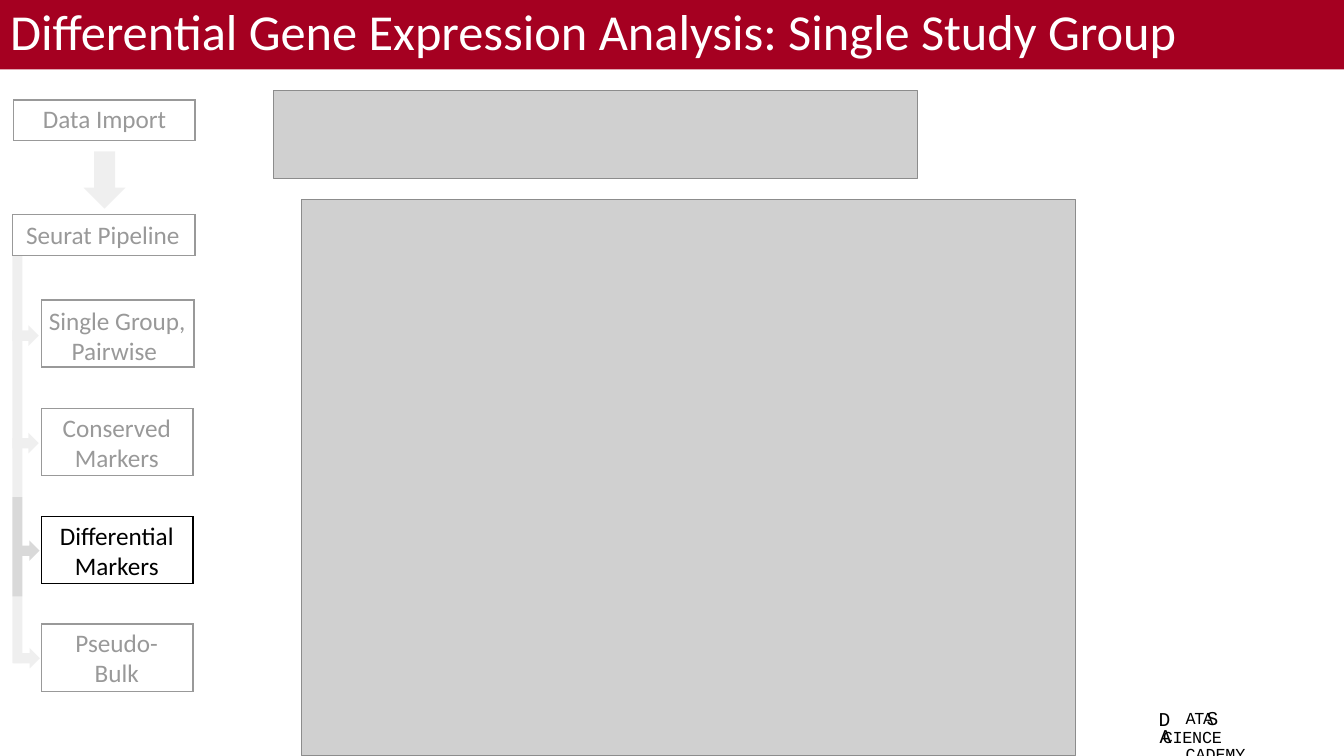
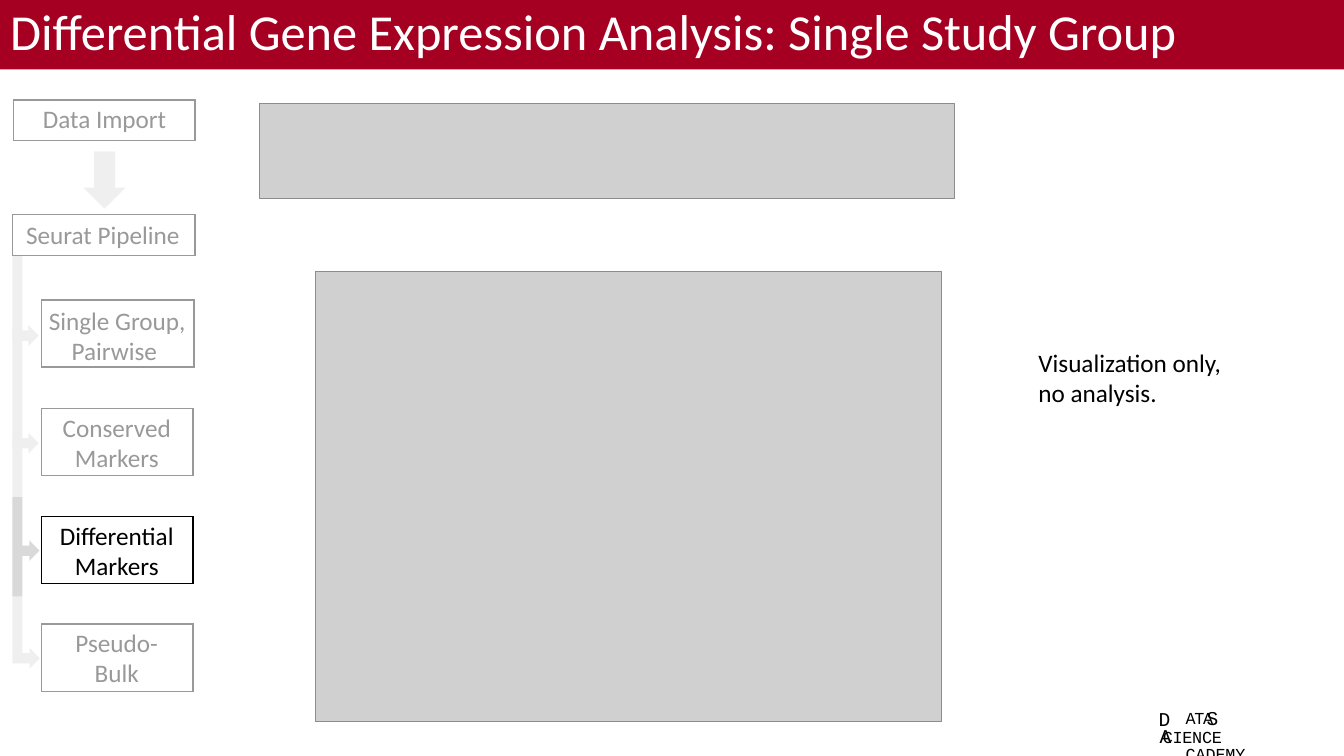
Before and after one commit to bacorli2/scrna_workshop, a slide deck: slide 5 of M5_Seurat_DGE_and_Exploratory/M5_Seurat_DGE_Exploratory.pptx (slide 4 before the commit). Drawn at 1344x756 pixels with LibreOffice and Linux fonts; fonts in the diff are those of the drawing; grey boxes stand for pictures; background and template pictures are left out. Boxes give left, top, right and bottom in pixels: in the first picture for what was removed or moved away, otherwise in the second. Text is boxed around its words. In the diff, an @@ line names an element or a change of style, - is before the commit and + after.

```diff
--- a/M5_Seurat_DGE_and_Exploratory/M5_Seurat_DGE_Exploratory.pptx
+++ b/M5_Seurat_DGE_and_Exploratory/M5_Seurat_DGE_Exploratory.pptx
@@ picture: place and size @@
-picture at [274, 90, 919, 178]
+picture at [259, 103, 955, 199]
@@ picture: place and size @@
-picture at [301, 200, 1076, 756]
+picture at [316, 272, 942, 722]
@@ text added at [1038, 354, 1221, 406], 18 pt, text #000000 @@
+Visualization only,
+no analysis.
```
Also in this commit, not shown: 9 other slides changed, 1 slide removed, 2 other files.
